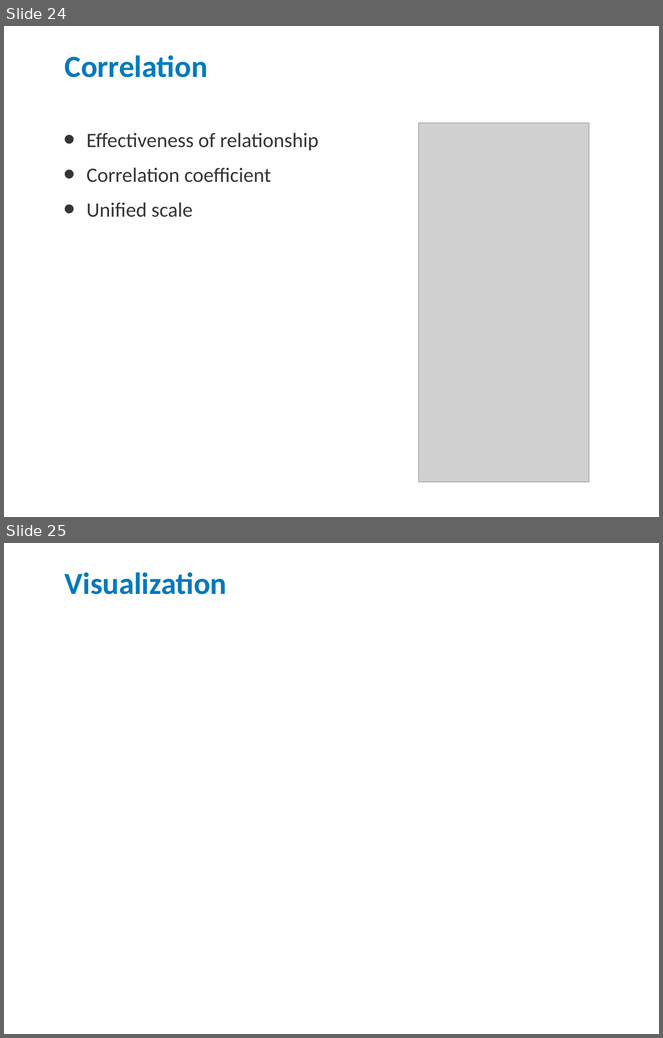
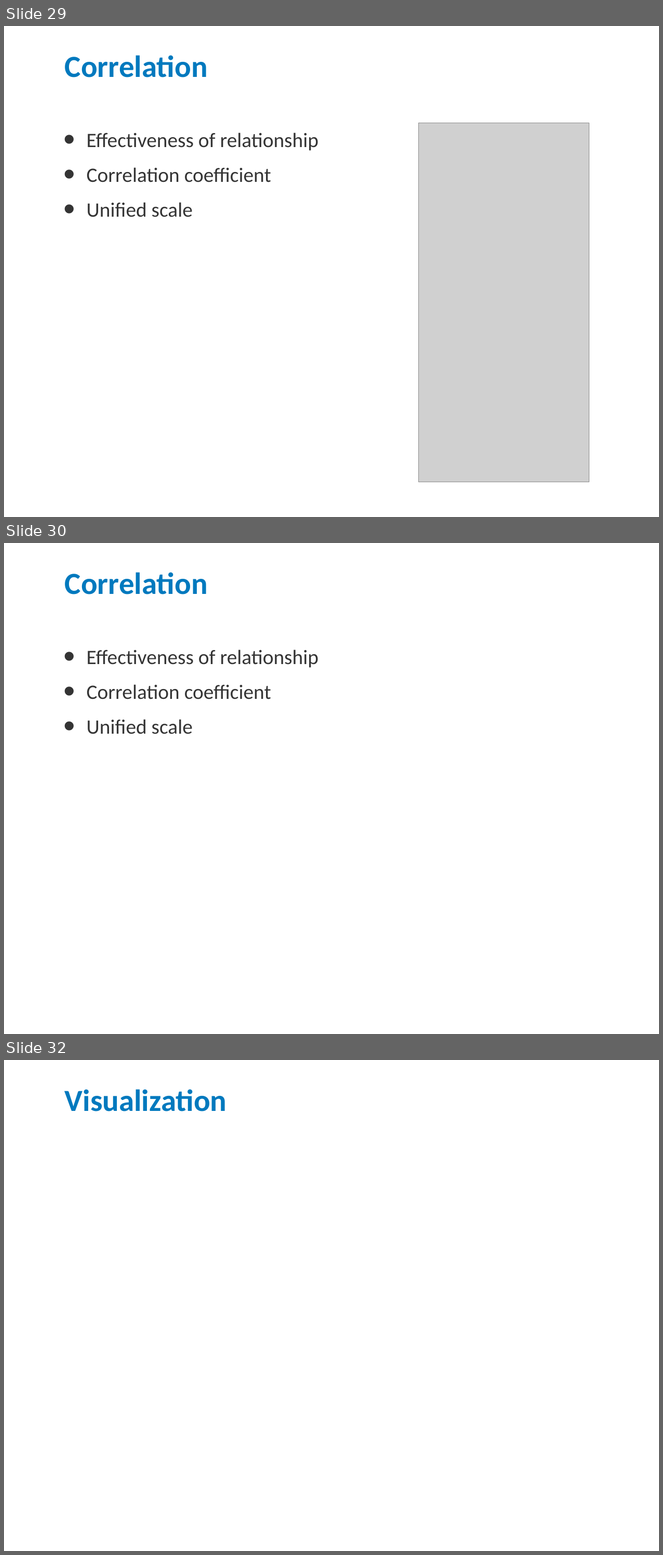
Before and after one commit to jdages/rDemo, a slide deck: R Demo.pptx. Shown one above the other, each under a label of ours: slides 24 and 25 before the commit, slides 29, 30 and 32 after it; the slides between them are not shown. The pictures are 663x1038 and 663x1555 pixels, drawn with LibreOffice and Linux fonts; fonts in the diff are those of the drawing; grey boxes stand for pictures; background and template pictures are left out. Boxes give left, top, right and bottom in pixels: in the first picture for what was removed or moved away, otherwise in the second. Text is boxed around its words. In the diff, an @@ line names an element or a change of style, - is before the commit and + after.

```diff
--- a/R Demo.pptx
+++ b/R Demo.pptx
@@ slide 30 added at box(4, 543, 659, 1034), background picture (left out) @@
@@ title added at box(65, 572, 208, 594), 48 pt, text #0079BE, bold @@
+Correlation
@@ text added at box(87, 650, 319, 734), 32 pt, text #343434 @@
+• Effectiveness of relationship
+• Correlation coefficient
+• Unified scale
@@ what was slide 24 is now slide 29 @@
@@ what was slide 25 is now slide 32 @@
```
Also in this commit, not shown: 6 slides changed, 8 other slides added, 3 slides removed, 1 other file.
